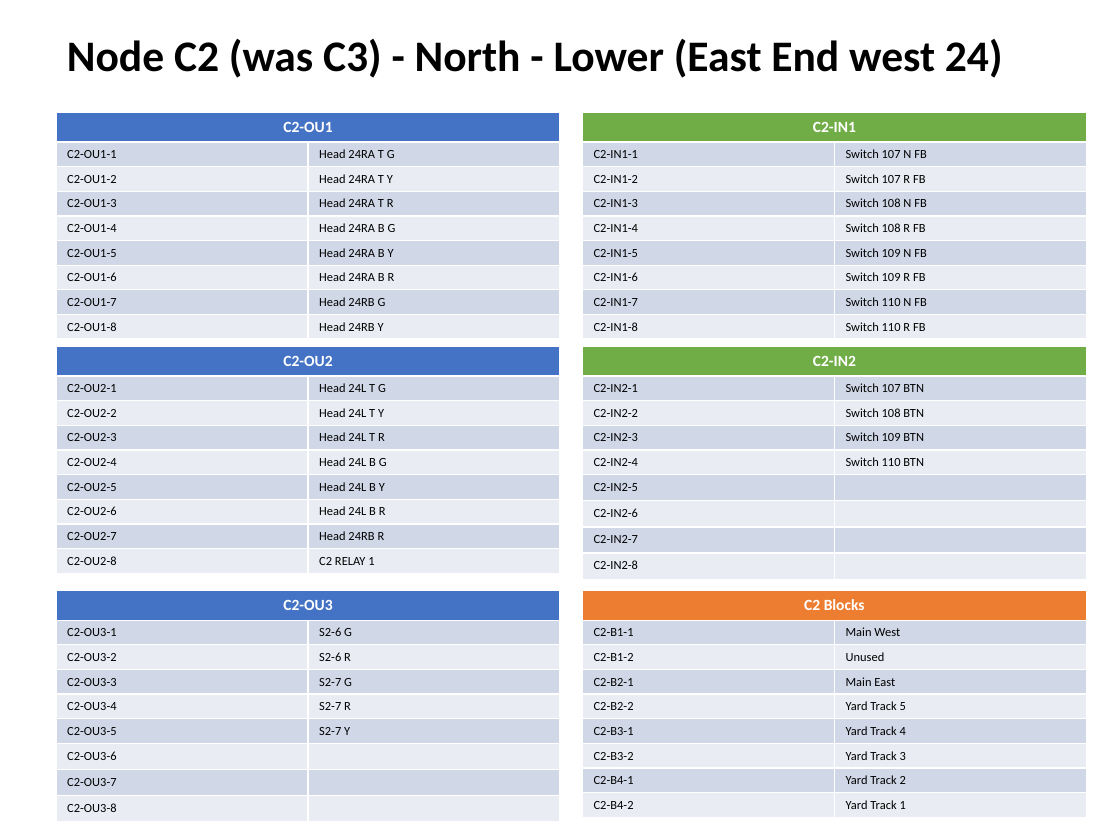
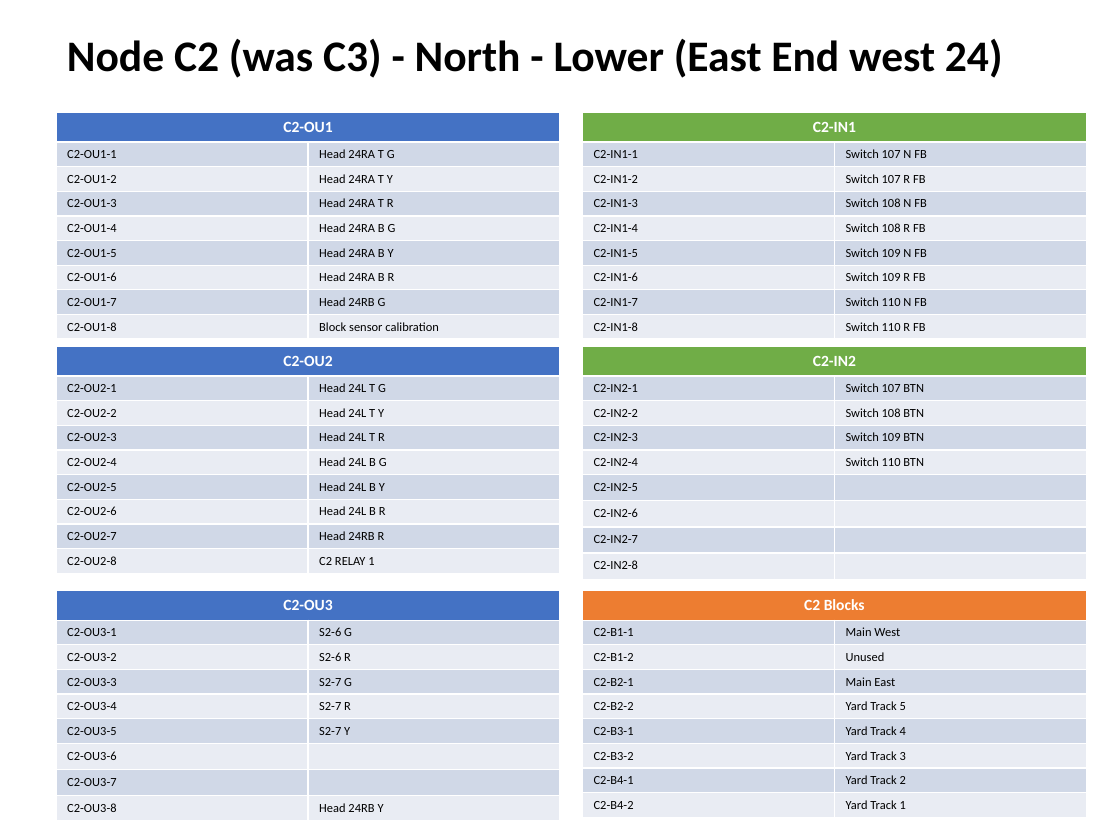
Before and after one commit to lnevo/hart, a slide deck: slide 4 of docs/wiring/Wiring_Schematic.pptx. Drawn at 1120x840 pixels with LibreOffice and Linux fonts; fonts in the diff are those of the drawing. Boxes give left, top, right and bottom in pixels: in the first picture for what was removed or moved away, otherwise in the second. Text is boxed around its words. In the diff, an @@ line names an element or a change of style, - is before the commit and + after.

```diff
--- a/docs/wiring/Wiring_Schematic.pptx
+++ b/docs/wiring/Wiring_Schematic.pptx
@@ table at (56,112,560,335) @@
-row 9, column 2: Head 24RB Y
+row 9, column 2: Block sensor calibration
@@ table at (56,590,560,816) @@
-row 9, column 2: 
+row 9, column 2: Head 24RB Y
```
Also in this commit, not shown: 11 other slides changed, 13 other files.
